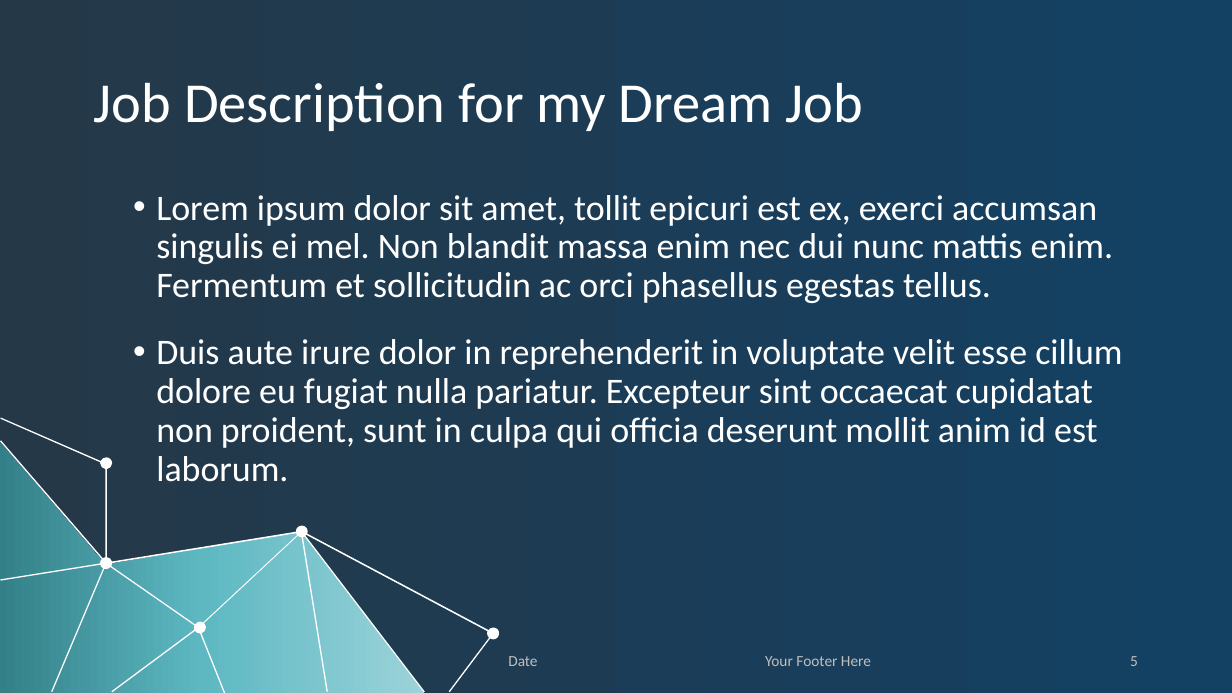
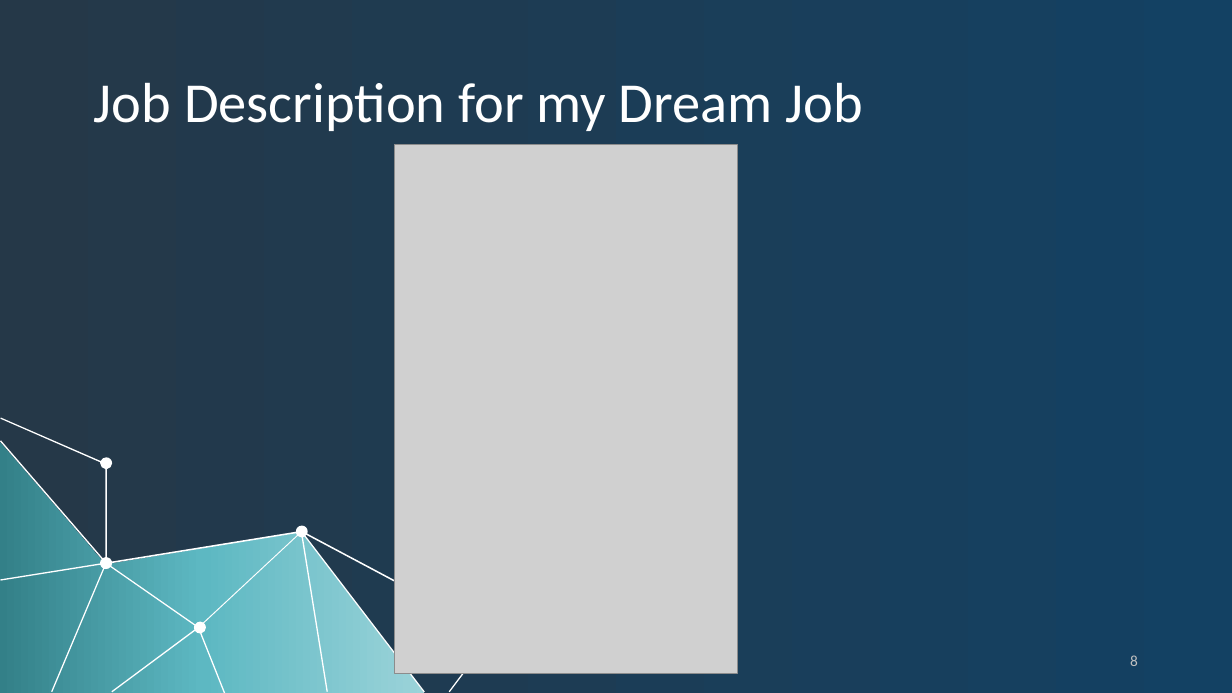
Before and after one commit to rcoon1/GCU-Masters, a slide deck: slide 8 of UNV 507/Topic 4/CareerPathPresentation RCoon.pptx (slide 5 before the commit). Drawn at 1232x693 pixels with LibreOffice and Linux fonts; fonts in the diff are those of the drawing; grey boxes stand for pictures; background and template pictures are left out. Boxes give left, top, right and bottom in pixels: in the first picture for what was removed or moved away, otherwise in the second. Text is boxed around its words. In the diff, an @@ line names an element or a change of style, - is before the commit and + after.

```diff
--- a/UNV 507/Topic 4/CareerPathPresentation RCoon.pptx
+++ b/UNV 507/Topic 4/CareerPathPresentation RCoon.pptx
@@ picture added at (395, 145, 738, 674) @@
@@ text removed at (156, 195, 1122, 482) @@
-• Lorem ipsum dolor sit amet, tollit epicuri est ex, exerci accumsan singulis ei mel. Non blandit massa enim nec dui nunc mattis enim. Fermentum et sollicitudin ac orci phasellus egestas tellus.
-• Duis aute irure dolor in reprehenderit in voluptate velit esse cillum dolore eu fugiat nulla pariatur. Excepteur sint occaecat cupidatat non proident, sunt in culpa qui officia deserunt mollit anim id est laborum.
@@ text removed at (765, 656, 871, 666) @@
-Your Footer Here
@@ page number at (1130, 655, 1138, 666): text changed @@
-5
+8
```
Also in this commit, not shown: 3 other slides changed, 6 slides added, 3 slides removed.
